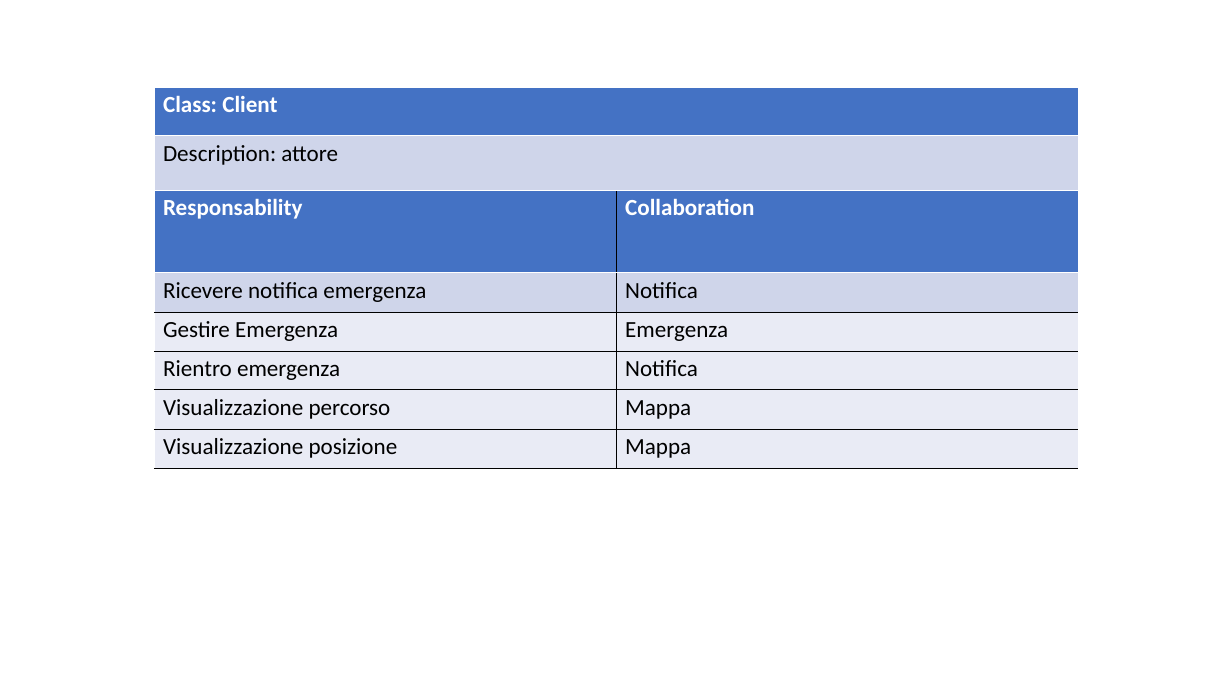
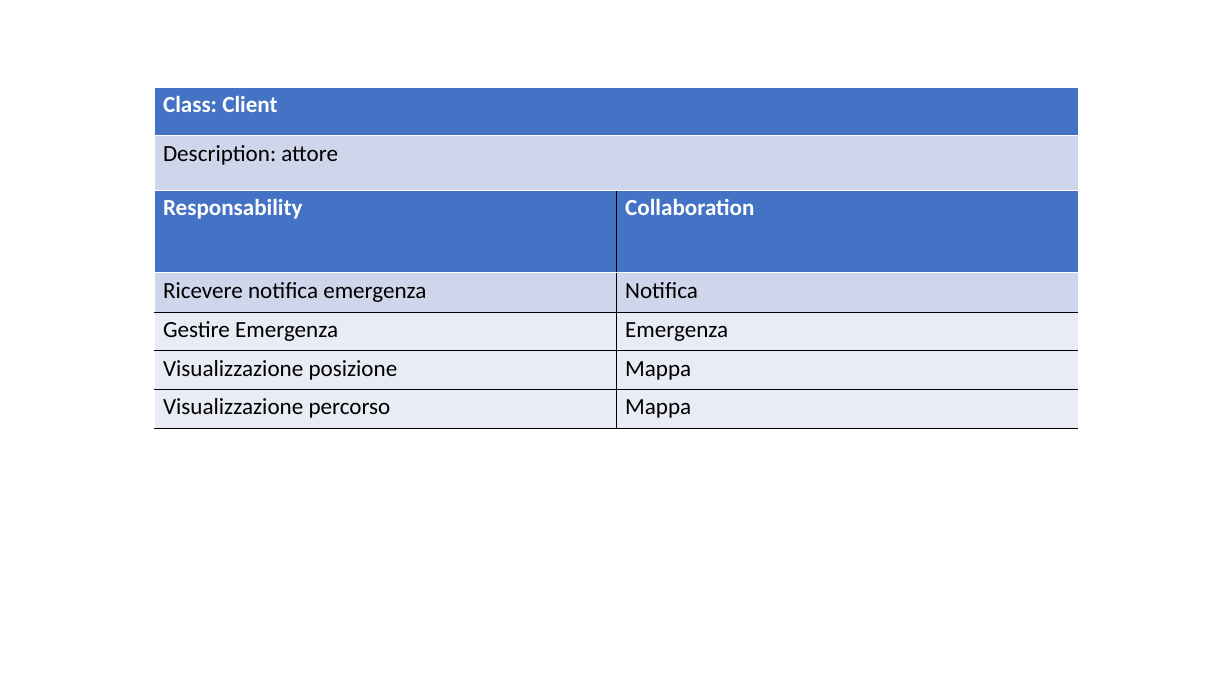
Before and after one commit to ecorradini/ProgettoIDS, a slide deck: slide 1 of AnalisiRequisiti/CRC/UT4/CRC_UT4.ppt. Drawn at 1232x693 pixels with LibreOffice and Linux fonts; fonts in the diff are those of the drawing. Boxes give left, top, right and bottom in pixels: in the first picture for what was removed or moved away, otherwise in the second. Text is boxed around its words. In the diff, an @@ line names an element or a change of style, - is before the commit and + after.

Commit message:
crc4

```diff
--- a/AnalisiRequisiti/CRC/UT4/CRC_UT4.ppt
+++ b/AnalisiRequisiti/CRC/UT4/CRC_UT4.ppt
@@ table at <box>154,189,1078,428</box> @@
-row 4, column 1: Rientro emergenza
+row 4, column 1: Visualizzazione posizione
-row 4, column 2: Notifica
+row 4, column 2: Mappa
-row 6: Visualizzazione posizione | Mappa
```
